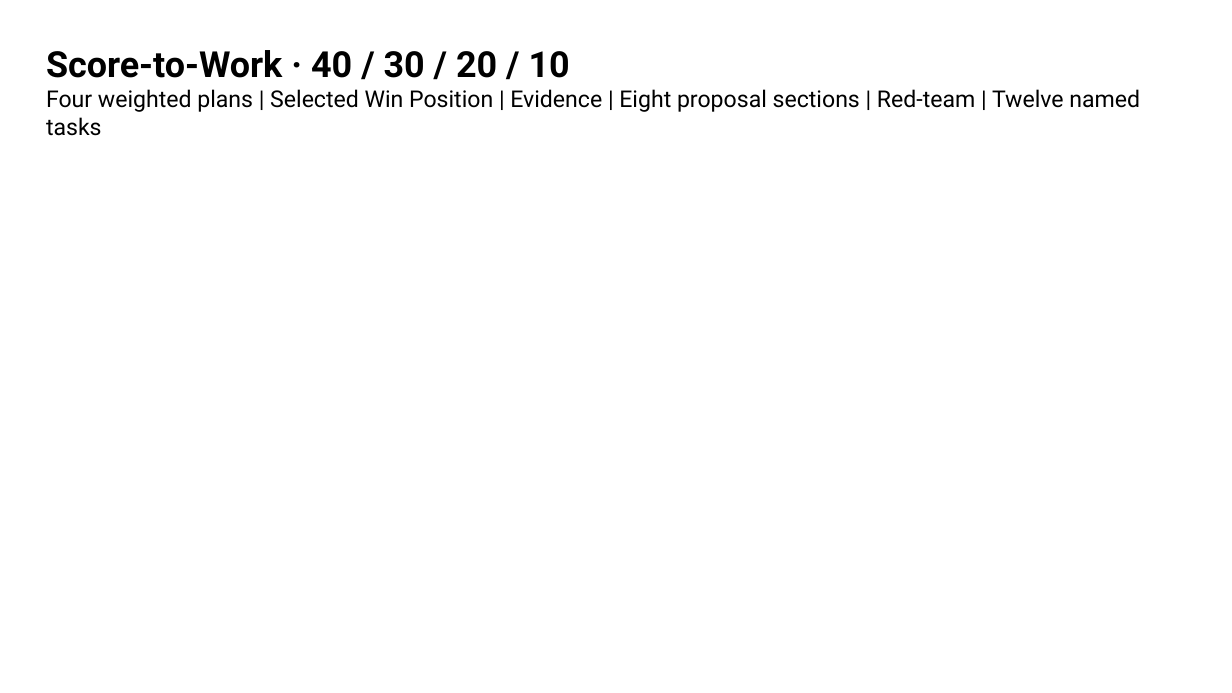
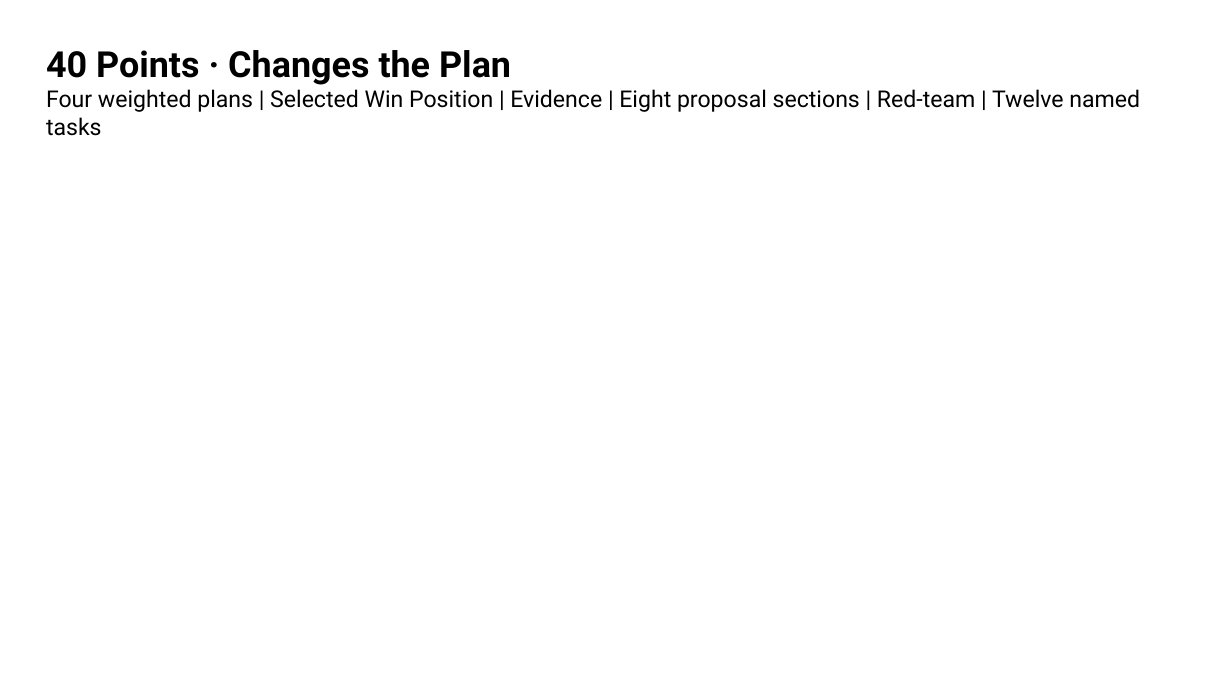
Before and after one commit to sergiobuilds/bidpilot, a slide deck: slide 11 of dev/active/grand-finale-pitch-20260903/deck.pptx (slide 8 before the commit). Drawn at 1232x693 pixels with LibreOffice and Linux fonts; fonts in the diff are those of the drawing; background and template pictures are left out. Boxes give left, top, right and bottom in pixels: in the first picture for what was removed or moved away, otherwise in the second. Text is boxed around its words. In the diff, an @@ line names an element or a change of style, - is before the commit and + after.

```diff
--- a/dev/active/grand-finale-pitch-20260903/deck.pptx
+++ b/dev/active/grand-finale-pitch-20260903/deck.pptx
@@ text at [46, 50, 511, 85]: text changed @@
-Score-to-Work · 40 / 30 / 20 / 10
+40 Points · Changes the Plan
```
Also in this commit, not shown: 5 other slides changed, 3 slides added, 38 other files.
